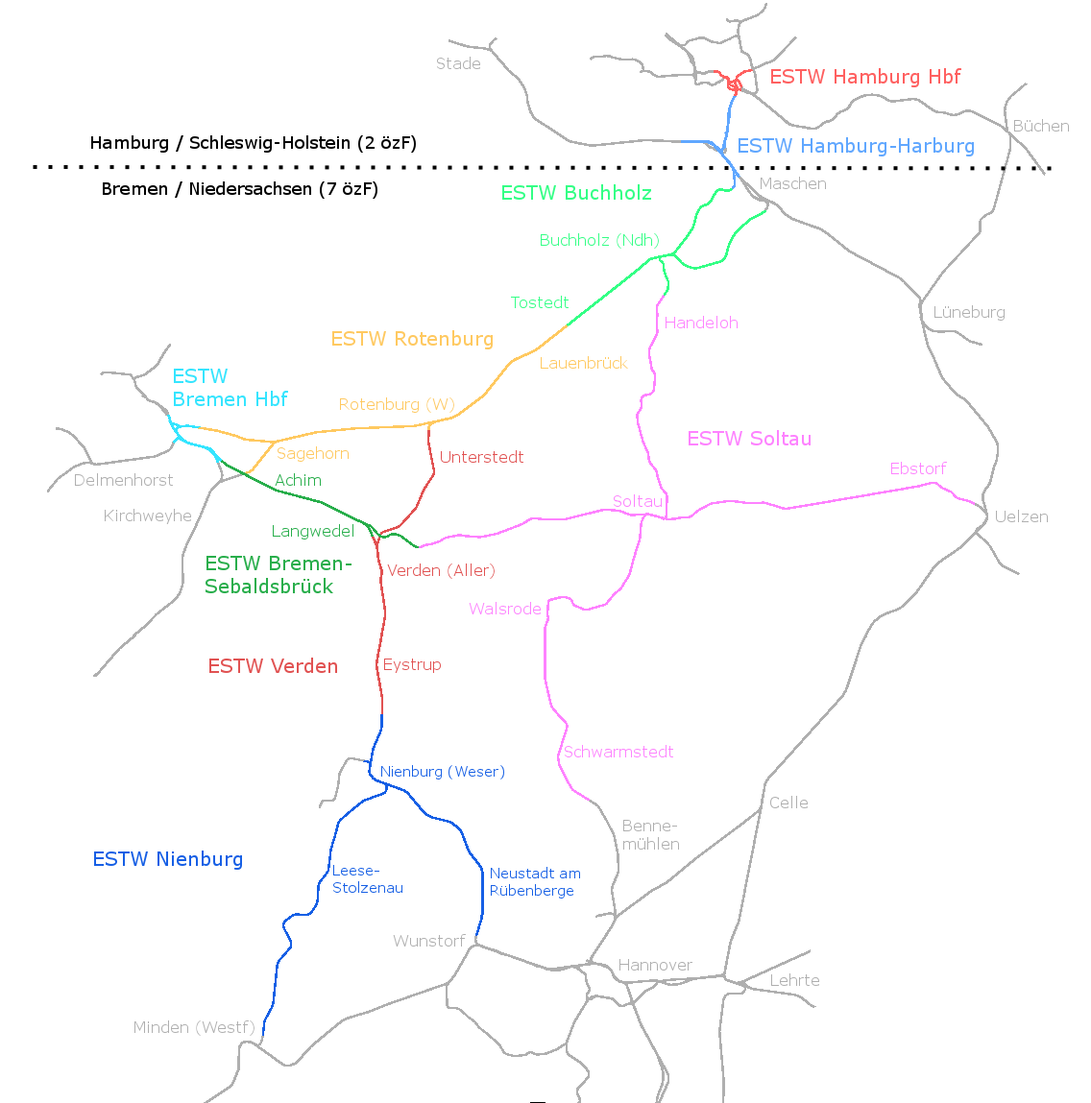
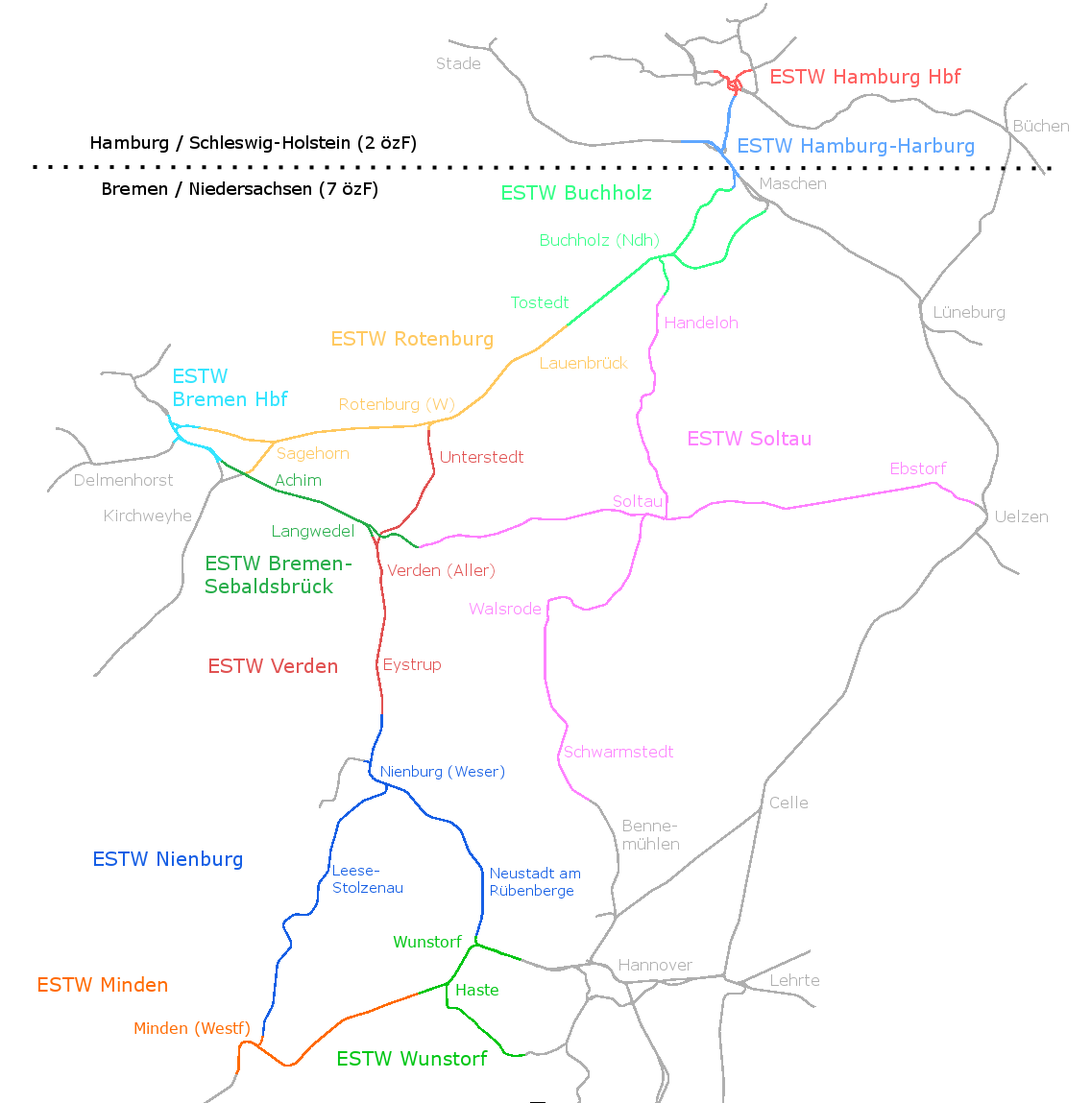
The second 1091x1103 image is a revision of the first. Changes to its layers:
added layer "ESTW Wunstorf" above "ESTW Minden" over [337,1050,488,1066]
added layer "ESTW Minden" above "ESTW Nienburg" over [37,976,168,992]
painted on "Minden (Westf)" over [134,1020,255,1037]
added layer "Haste" above "Wunstorf" over [456,984,499,996]
painted on "Wunstorf" over [392,934,466,948]
painted on "Eingefügte Ebene" over [235,936,526,1075]
